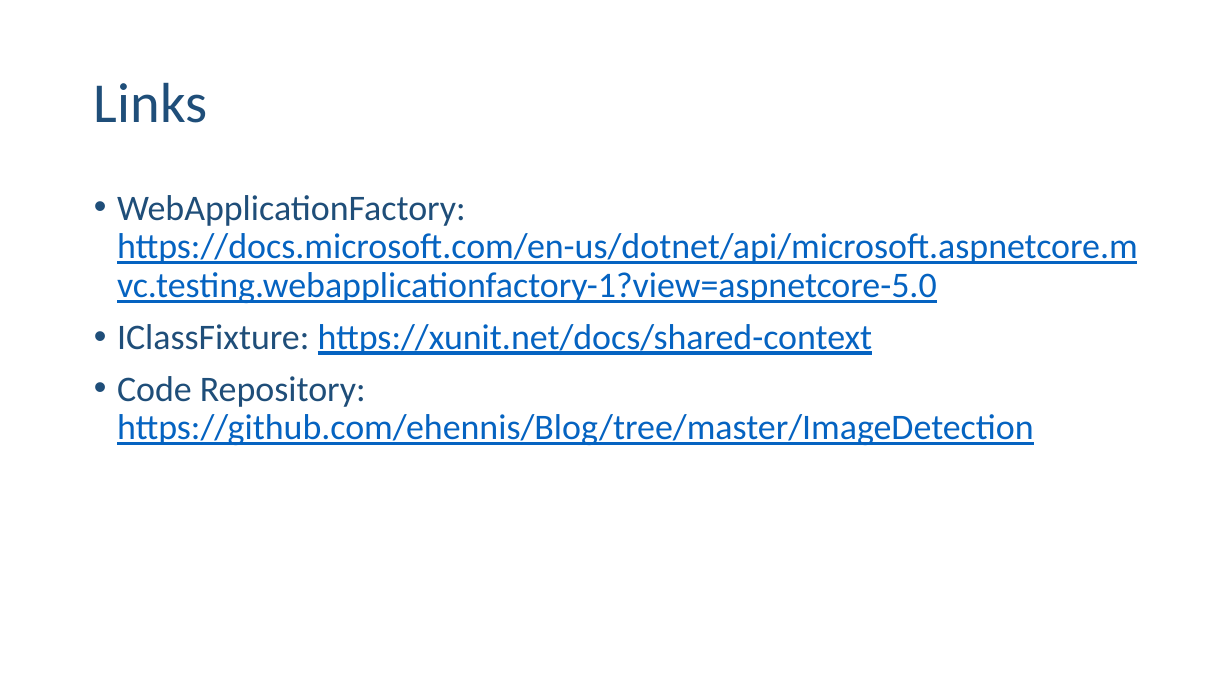
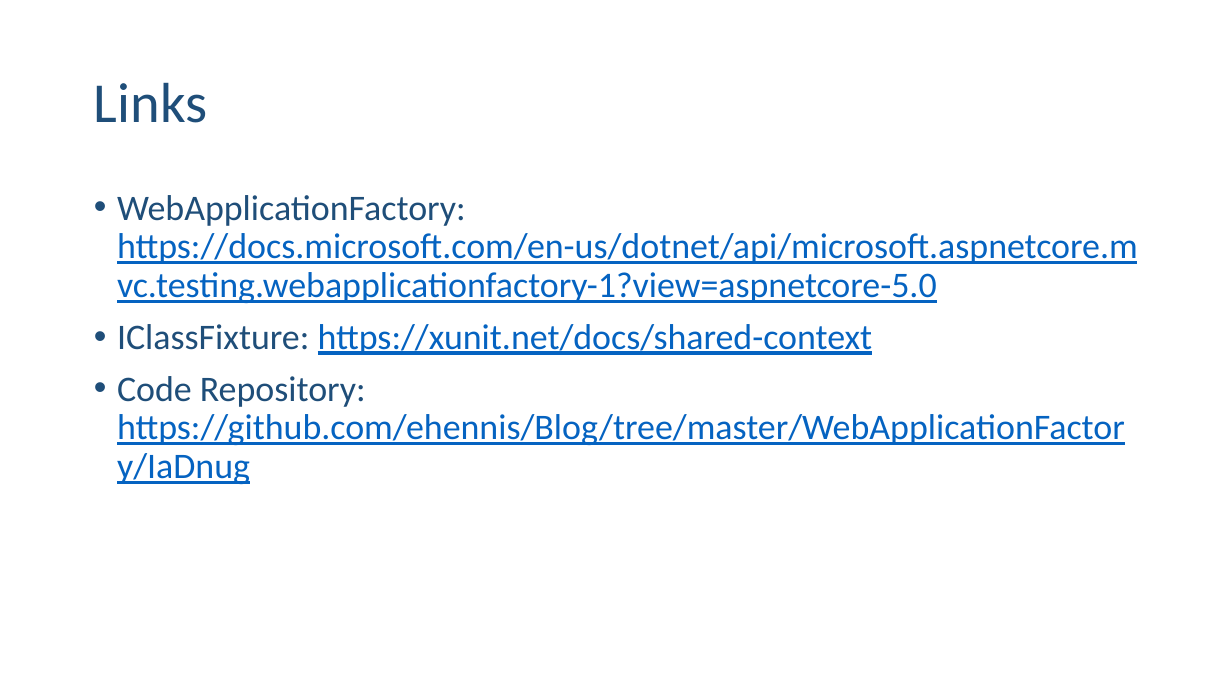
Before and after one commit to ehennis/Blog, a slide deck: slide 17 of WebApplicationFactory/IADUNG.pptx. Drawn at 1232x693 pixels with LibreOffice and Linux fonts; fonts in the diff are those of the drawing. Boxes give left, top, right and bottom in pixels: in the first picture for what was removed or moved away, otherwise in the second. Text is boxed around its words. In the diff, an @@ line names an element or a change of style, - is before the commit and + after.

Commit message:
Updated link

```diff
--- a/WebApplicationFactory/IADUNG.pptx
+++ b/WebApplicationFactory/IADUNG.pptx
@@ text at [117, 376, 1125, 484]: text changed @@
-• Code Repository: https://github.com/ehennis/Blog/tree/master/ImageDetection
+• Code Repository: https://github.com/ehennis/Blog/tree/master/WebApplicationFactory/IaDnug
```
